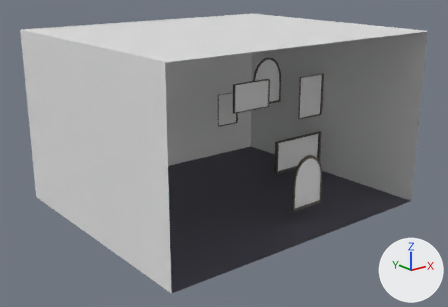
One commit to the glTF model assets/Exhibition.glb: the scene before it, then after it.
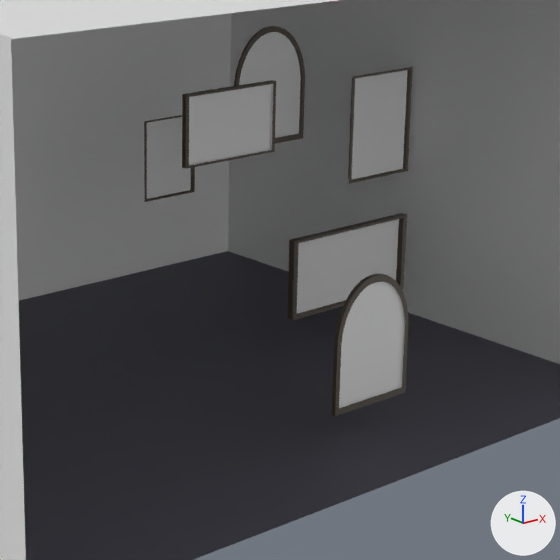
There are two pictures of each version: one whole from a 50 mm lens placed at (-19.91, -25.24, 13.2), pointed at (-0.28, -0.7, 3.38), one close up on the part from 36% to 85% of the width and 15% to 87% of the height. The axes (+X, +Y, +Z) are drawn at lower right. The lights are the same throughout. The older version's two pictures come first. Where no turn or scale is listed for an object, it has been applied to the vertices.

The first close-up shows 'horizontalFrame_left', 'horizontalFrame_right', 'horizontalPlane_left', 'horizontalPlane_right', 'room', 'roundFrame_left', 'roundFrame_right', 'roundPlane_left', 'roundPlane_right', 'verticalFrame_left', 'verticalFrame_right', 'verticalPlane_left', 'verticalPlane_right'.
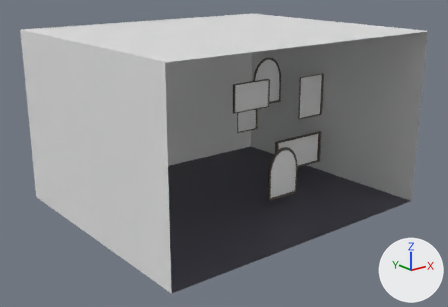
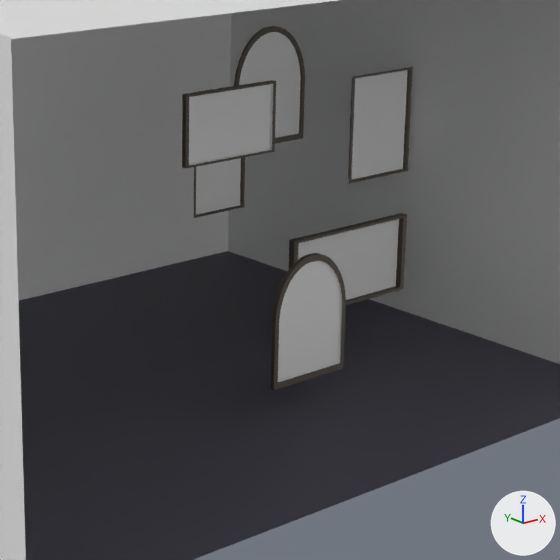
Pixel boxes [x1, y1, x2, y2] of what changed, in the close-ups (560 x 560 px):
'roundPlane_left', moved
    before: [339, 282, 405, 408]
    after: [278, 261, 342, 382]
'verticalPlane_left', moved
    before: [147, 117, 191, 199]
    after: [196, 158, 241, 215]
'roundFrame_left', moved
    before: [331, 274, 409, 416]
    after: [271, 253, 346, 390]
'verticalFrame_left', moved
    before: [144, 115, 195, 202]
    after: [194, 157, 245, 218]

The change, as a diff of the scene's bpy script:
```diff
--- a/assets/Exhibition.glb.py
+++ b/assets/Exhibition.glb.py
@@ ob_verticalframe_left @@
 ob_verticalframe_left = bpy.data.objects.new('verticalFrame_left', me_cube_012)
-ob_verticalframe_left.location = (3.19, 3.3, 4.54)
+ob_verticalframe_left.location = (3.19, 1.48, 4.54)
@@ ob_roundframe_left @@
 ob_roundframe_left = bpy.data.objects.new('roundFrame_left', me_cube)
-ob_roundframe_left.location = (1.61, -5.02, 2.6)
+ob_roundframe_left.location = (1.61, -3.26, 2.6)
@@ ob_roundplane_left @@
 ob_roundplane_left = bpy.data.objects.new('roundPlane_left', me_plane)
-ob_roundplane_left.location = (1.61, -5.03, 2.59)
+ob_roundplane_left.location = (1.61, -3.26, 2.59)
@@ ob_verticalplane_left @@
 ob_verticalplane_left = bpy.data.objects.new('verticalPlane_left', me_plane_003)
-ob_verticalplane_left.location = (3.2, 3.32, 4.54)
+ob_verticalplane_left.location = (3.2, 1.49, 4.54)
```
